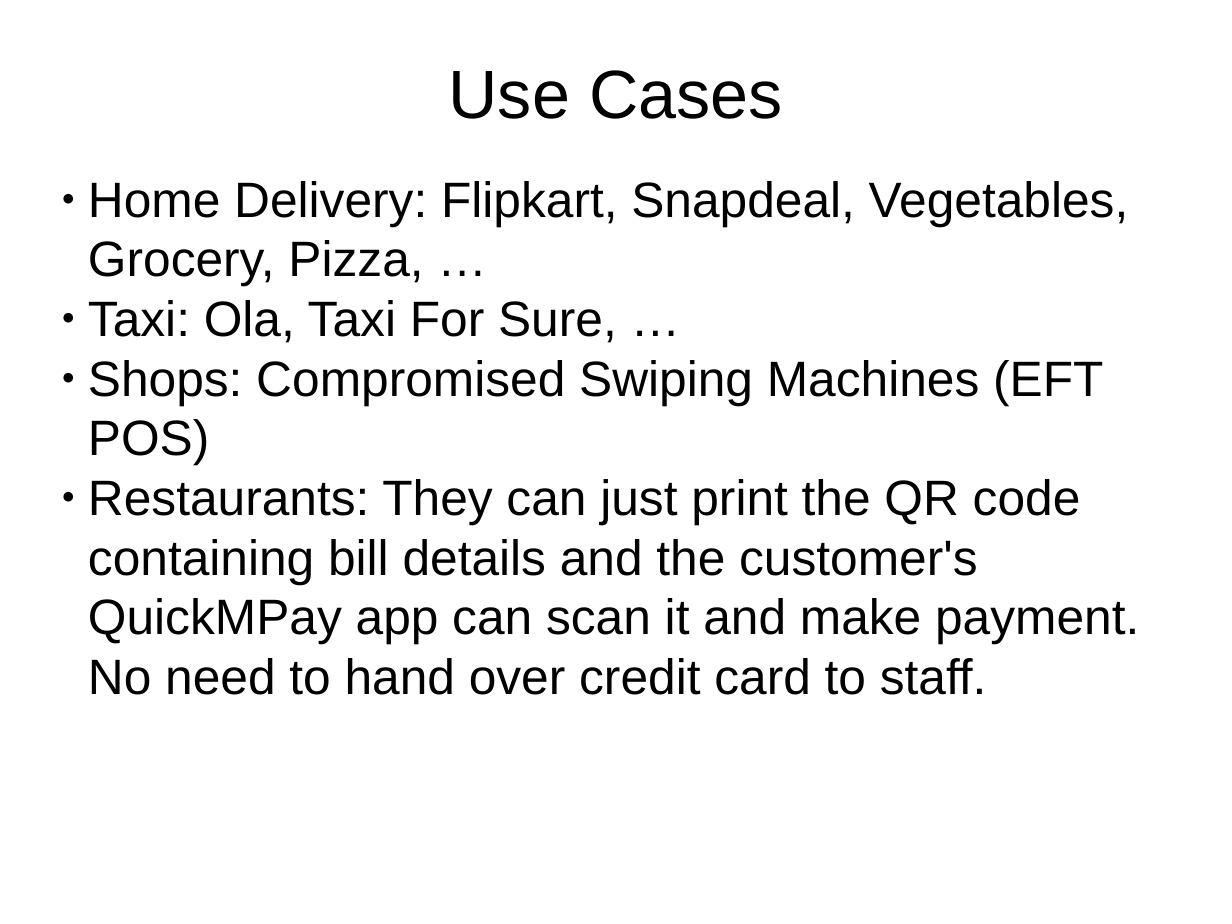
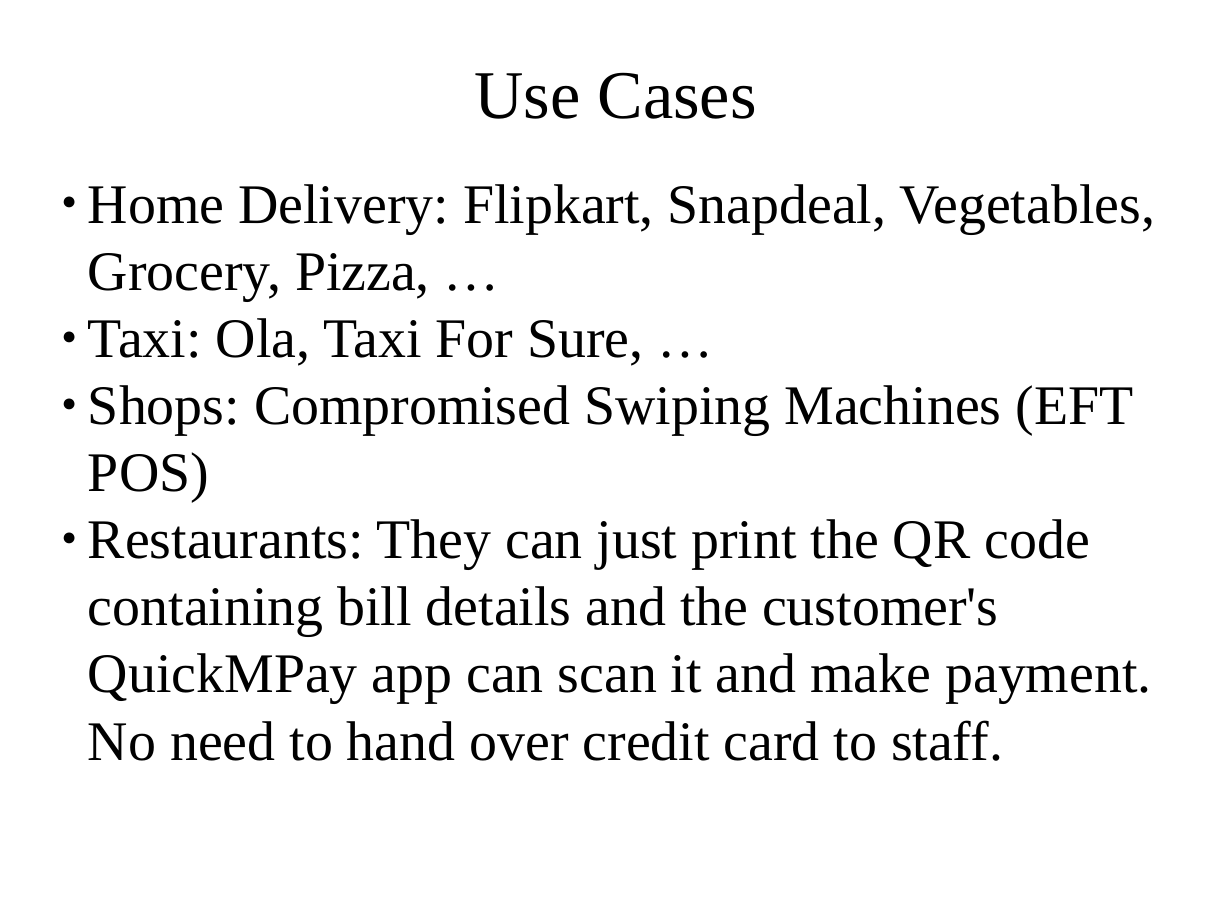
Before and after one commit to klonikar/klonikar.github.io, a slide deck: slide 7 of QuickMPay.pptx. Drawn at 1232x924 pixels with LibreOffice and Linux fonts; fonts in the diff are those of the drawing. Boxes give left, top, right and bottom in pixels: in the first picture for what was removed or moved away, otherwise in the second. Text is boxed around its words. In the diff, an @@ line names an element or a change of style, - is before the commit and + after.

```diff
--- a/QuickMPay.pptx
+++ b/QuickMPay.pptx
@@ text "Use Cases" at [474, 72, 757, 119]: font Arial to Times New Roman @@
@@ text "Home Delivery: Flipkart, Snapdeal, Vegetables, ..." at [88, 184, 1155, 761]: size 32 to 36 pt, font Arial to Times New Roman @@
```
Also in this commit, not shown: 7 other slides changed.
